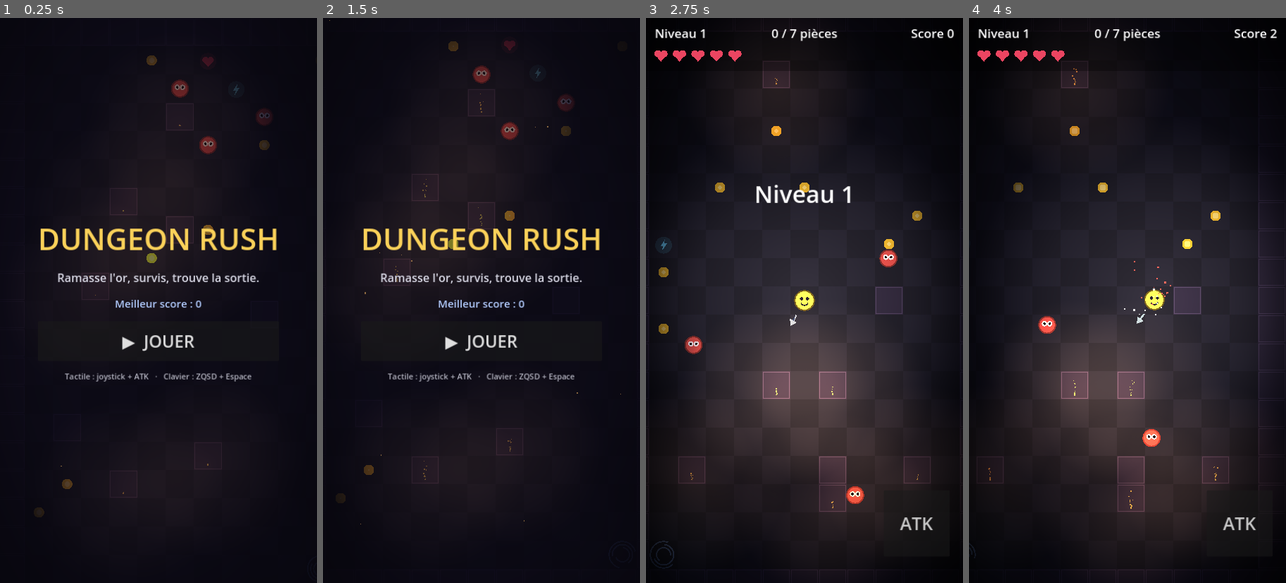
Above: before the commit, frames 1-4 (left to right).
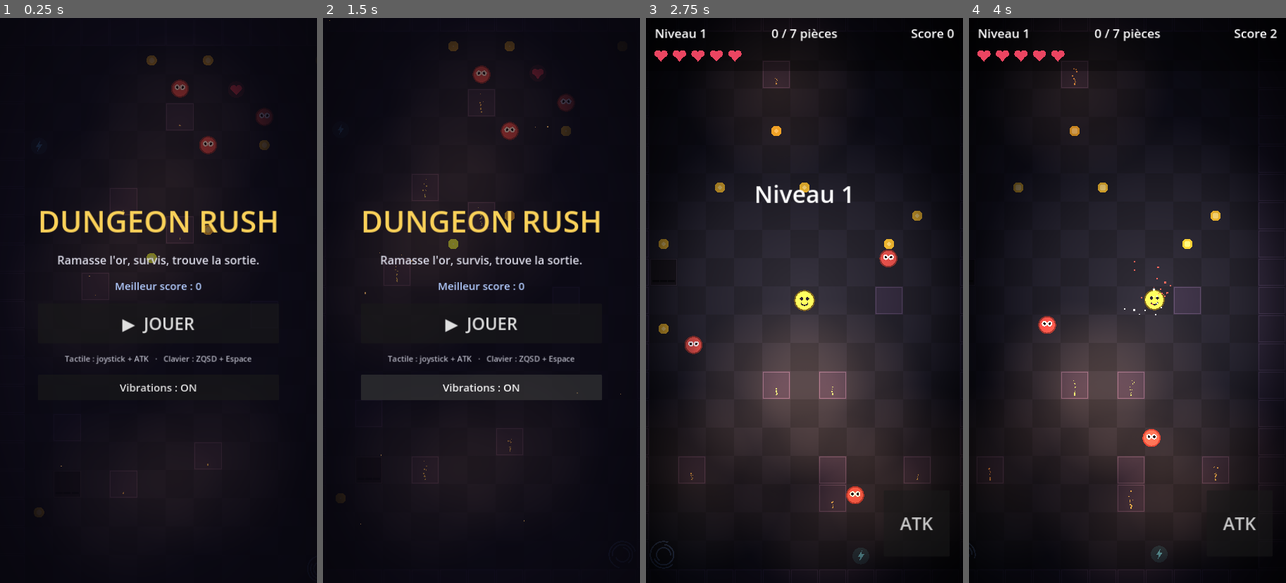
Above: after the commit, the same moments.

Repository: keerigan/godot-dungeon
Game: Godot game, scene res://scenes/Main.tscn
The game is run twice, just before and just after one commit, with the same random seed, the same clock (stepped at 60 frames per second) and the same inputs.
Inputs (mouse positions are in pixels of both pictures, inside the frame that each line leads up to):
- Up to frame 1 (0.25 s): no input
- Up to frame 2 (1.5 s): click (481, 385) at 0.5 s, where only the run after the commit has a clickable "Vibrations : ON"; click (481, 385) at 1.25 s, where only the run after the commit has a clickable "Vibrations : OFF"
- Up to frame 3 (2.75 s): click "▶ JOUER" at 2 s
- Up to frame 4 (4 s): click "ATK" at 2.75 s; move the mouse to (1197, 272) at 3.52 s; hold D from 3.53 s (still down); click (1197, 272) at 3.67 s; tap Space at 3.77 s

The runs differ from the first frame. In frame 1, 5.3% of the frame differs, in the area x 11-88%, y 6-84%; in frame 2, 8.0%, in the area x 12-88%, y 4-81%; in frame 3, 0.1%; in frame 4, less than 0.1%.

Commit message:
Flèche de sortie masquée tant que fermée, vibrations optionnelles, pièges
- Flèche : n'apparaît que lorsque la sortie est ouverte (portail actif)
- Vibrations mobiles avec réglage ON/OFF sur l'écran-titre (sauvegardé),
  retour haptique sur dégâts, mort, kills, bonus et passage de niveau
- Pièges à pics télégraphiés (Trap.gd) qui sortent par cycles et blessent
  quand ils sont sortis ; nombre croissant avec le niveau

Validé sans erreur via import + exécution headless Godot 4.3

Co-Authored-By: Claude Opus 4.8 <noreply@anthropic.com>
Claude-Session: https://claude.ai/code/session_01WATrZWmuEbz921xMfBvaBQ

Diff:
--- a/scripts/ExitArrow.gd
+++ b/scripts/ExitArrow.gd
@@ -16,7 +16,8 @@
 
 func _process(delta: float) -> void:
 	_t += delta
-	var ok := enabled and target != null and is_instance_valid(target)
+	# Visible seulement quand la sortie est ouverte (active)
+	var ok := enabled and active and target != null and is_instance_valid(target)
 	visible = ok
 	if ok:
 		rotation = (target.global_position - global_position).angle()
--- a/scripts/Game.gd
+++ b/scripts/Game.gd
@@ -20,6 +20,7 @@
 var enemies: Array[Enemy] = []
 var coins: Array[Coin] = []
 var powerups: Array[Powerup] = []
+var traps: Array[Trap] = []
 var portal: Portal
 
 var player: Player
@@ -29,6 +30,7 @@
 var coins_left := 0
 var coins_on_level := 0
 var best_score := 0
+var vibration_enabled := true
 
 # Éclairage / ambiance
 var _light_tex: GradientTexture2D
@@ -51,13 +53,14 @@
 var flash_label: Label
 var title_root: Control
 var title_best: Label
+var vib_btn: Button
 var gameover_root: Control
 var gameover_score: Label
 
 
 func _ready() -> void:
 	randomize()
-	_load_best()
+	_load_prefs()
 	_light_tex = FX.make_light_texture(256)
 
 	var ambient := CanvasModulate.new()
@@ -87,8 +90,21 @@
 		if is_instance_valid(e):
 			var contact := Player.RADIUS + e.radius - 4.0
 			if player.global_position.distance_to(e.global_position) < contact:
+				var hp := player.health
 				player.take_damage(1)
-				add_shake(7.0)
+				if player.health < hp:
+					add_shake(7.0)
+					_vibrate(120)
+				break
+	for t in traps:
+		if is_instance_valid(t) and t.is_dangerous():
+			if absf(player.global_position.x - t.global_position.x) < 26.0 \
+					and absf(player.global_position.y - t.global_position.y) < 26.0:
+				var hp2 := player.health
+				player.take_damage(1)
+				if player.health < hp2:
+					add_shake(6.0)
+					_vibrate(120)
 				break
 
 
@@ -125,6 +141,15 @@
 	# Portail à la case libre la plus éloignée du départ
 	_spawn_portal(_farthest_cell(free_cells))
 
+	# Pièges (de plus en plus nombreux, jamais collés au départ)
+	var trap_count := 1 + int(level / 2)
+	for i in trap_count:
+		if free_cells.is_empty():
+			break
+		var tc: Vector2i = free_cells.pop_back()
+		if Vector2(tc).distance_to(Vector2(SPAWN_CELL)) >= 3.0:
+			_spawn_trap(tc)
+
 	# Pièces
 	coins_on_level = 6 + level
 	coins_left = 0
@@ -171,6 +196,7 @@
 	if state != State.PLAYING or coins_left > 0:
 		return
 	Sfx.play(Sfx.level_up)
+	_vibrate(60)
 	level += 1
 	build_level()
 
@@ -186,9 +212,10 @@
 	for e in enemies:
 		if is_instance_valid(e):
 			e.target = null
+	_vibrate(300)
 	if player.coins > best_score:
 		best_score = player.coins
-		_save_best()
+		_save_prefs()
 	gameover_score.text = "Score : %d   ·   Niveau %d\nMeilleur : %d" % [player.coins, level, best_score]
 	gameover_root.visible = true
 
@@ -205,6 +232,7 @@
 
 func _on_powerup(kind: int) -> void:
 	Sfx.play(Sfx.powerup)
+	_vibrate(40)
 	if kind == Powerup.Kind.HEART:
 		player.heal(1)
 		_burst(player.global_position, Color(0.92, 0.3, 0.4), 12, 170.0, 0.5)
@@ -245,6 +273,7 @@
 	player.coins += 2                 # bonus de score
 	player.coins_changed.emit(player.coins)
 	add_shake(4.0)
+	_vibrate(25)
 	e.queue_free()
 
 
@@ -269,6 +298,10 @@
 		if is_instance_valid(pw):
 			pw.queue_free()
 	powerups.clear()
+	for t in traps:
+		if is_instance_valid(t):
+			t.queue_free()
+	traps.clear()
 	for lt in _torches:
 		if is_instance_valid(lt):
 			lt.queue_free()
@@ -402,6 +435,13 @@
 	powerups.append(pw)
 
 
+func _spawn_trap(cell: Vector2i) -> void:
+	var t := Trap.new()
+	t.position = _cell_to_world(cell.x, cell.y)
+	add_child(t)
+	traps.append(t)
+
+
 func _spawn_portal(cell: Vector2i) -> void:
 	portal = Portal.new()
 	portal.position = _cell_to_world(cell.x, cell.y)
@@ -693,6 +733,14 @@
 	hint.add_theme_color_override("font_color", Color(0.7, 0.7, 0.75))
 	box.add_child(hint)
 
+	vib_btn = Button.new()
+	vib_btn.text = _vib_label()
+	vib_btn.add_theme_font_size_override("font_size", 24)
+	vib_btn.custom_minimum_size = Vector2(260, 58)
+	vib_btn.focus_mode = Control.FOCUS_NONE
+	vib_btn.pressed.connect(_toggle_vibration)
+	box.add_child(vib_btn)
+
 	_refresh_best_labels()
 
 
@@ -764,14 +812,34 @@
 # Sauvegarde
 # ---------------------------------------------------------------------------
 
-func _load_best() -> void:
+func _load_prefs() -> void:
 	var cfg := ConfigFile.new()
 	if cfg.load(SAVE_PATH) == OK:
 		best_score = int(cfg.get_value("score", "best", 0))
-
-
-func _save_best() -> void:
+		vibration_enabled = bool(cfg.get_value("options", "vibration", true))
+
+
+func _save_prefs() -> void:
 	var cfg := ConfigFile.new()
 	cfg.set_value("score", "best", best_score)
+	cfg.set_value("options", "vibration", vibration_enabled)
 	cfg.save(SAVE_PATH)
 	_refresh_best_labels()
+
+
+func _vibrate(ms: int) -> void:
+	if vibration_enabled:
+		Input.vibrate_handheld(ms)
+
+
+func _toggle_vibration() -> void:
+	vibration_enabled = not vibration_enabled
+	_save_prefs()
+	if vib_btn != null:
+		vib_btn.text = _vib_label()
+	if vibration_enabled:
+		Input.vibrate_handheld(60)   # petit retour tactile de confirmation
+
+
+func _vib_label() -> String:
+	return "Vibrations : %s" % ("ON" if vibration_enabled else "OFF")
--- /dev/null
+++ b/scripts/Trap.gd
@@ -0,0 +1,59 @@
+class_name Trap
+extends Node2D
+
+## Piège à pics : les pics sortent par cycles. Ils sont télégraphiés (on les
+## voit monter) et ne blessent que lorsqu'ils sont sortis.
+
+const PERIOD := 2.2          ## Durée d'un cycle complet (secondes)
+const OUT_START := 1.5       ## Début de la sortie des pics dans le cycle
+const OUT_LEN := 0.6         ## Durée de la sortie
+const DANGER := 0.55         ## Seuil d'extension au-delà duquel ça blesse
+const SPIKE_H := 22.0
+
+var _t := 0.0
+
+
+func _ready() -> void:
+	_t = randf() * PERIOD     # déphasage aléatoire entre pièges
+
+
+func _process(delta: float) -> void:
+	_t += delta
+	queue_redraw()
+
+
+func extension() -> float:
+	var x := fmod(_t, PERIOD)
+	if x < OUT_START or x > OUT_START + OUT_LEN:
+		return 0.0
+	return sin((x - OUT_START) / OUT_LEN * PI)
+
+
+func is_dangerous() -> bool:
+	return extension() > DANGER
+
+
+func _draw() -> void:
+	# Plaque de base (toujours visible pour repérer le piège)
+	draw_rect(Rect2(-30, -30, 60, 60), Color(0.11, 0.10, 0.13))
+	draw_rect(Rect2(-30, -30, 60, 60), Color(0.22, 0.20, 0.26), false, 2.0)
+
+	var e := extension()
+	if e <= 0.01:
+		# Fentes des pics au repos
+		for sx in [-18.0, 0.0, 18.0]:
+			draw_rect(Rect2(sx - 8.0, 18.0, 16.0, 4.0), Color(0.05, 0.05, 0.07))
+		return
+
+	var danger := e > DANGER
+	var metal := Color(0.85, 0.86, 0.92) if not danger else Color(1.0, 0.55, 0.5)
+	var edge := Color(0.5, 0.5, 0.58) if not danger else Color(0.7, 0.2, 0.2)
+	var h := SPIKE_H * e
+	for sx in [-18.0, 0.0, 18.0]:
+		var pts := PackedVector2Array([
+			Vector2(sx - 8.0, 22.0),
+			Vector2(sx + 8.0, 22.0),
+			Vector2(sx, 22.0 - h),
+		])
+		draw_colored_polygon(pts, metal)
+		draw_polyline(PackedVector2Array([pts[0], pts[2], pts[1]]), edge, 1.5)
Not shown, changed: README.md
